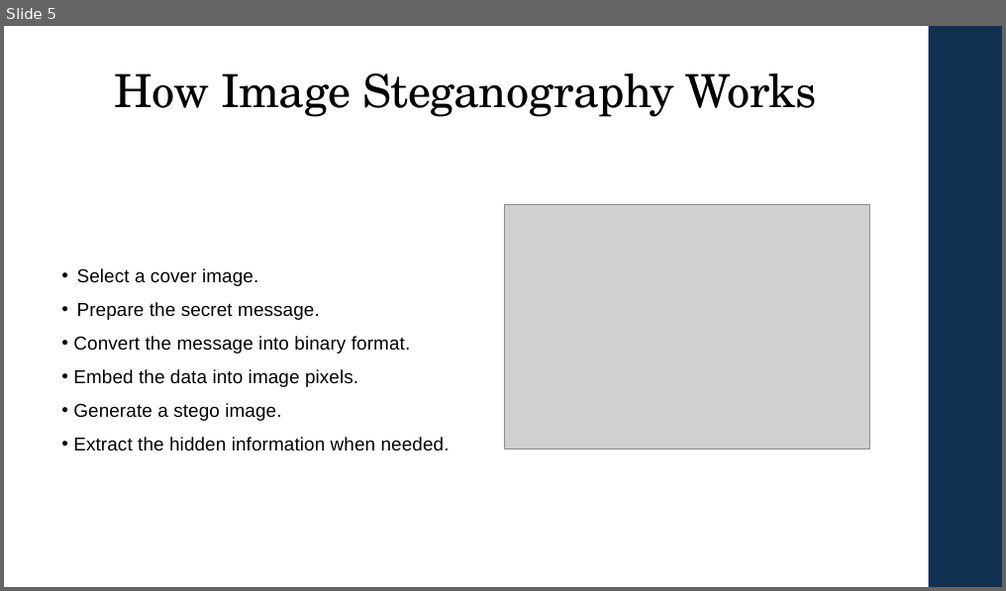
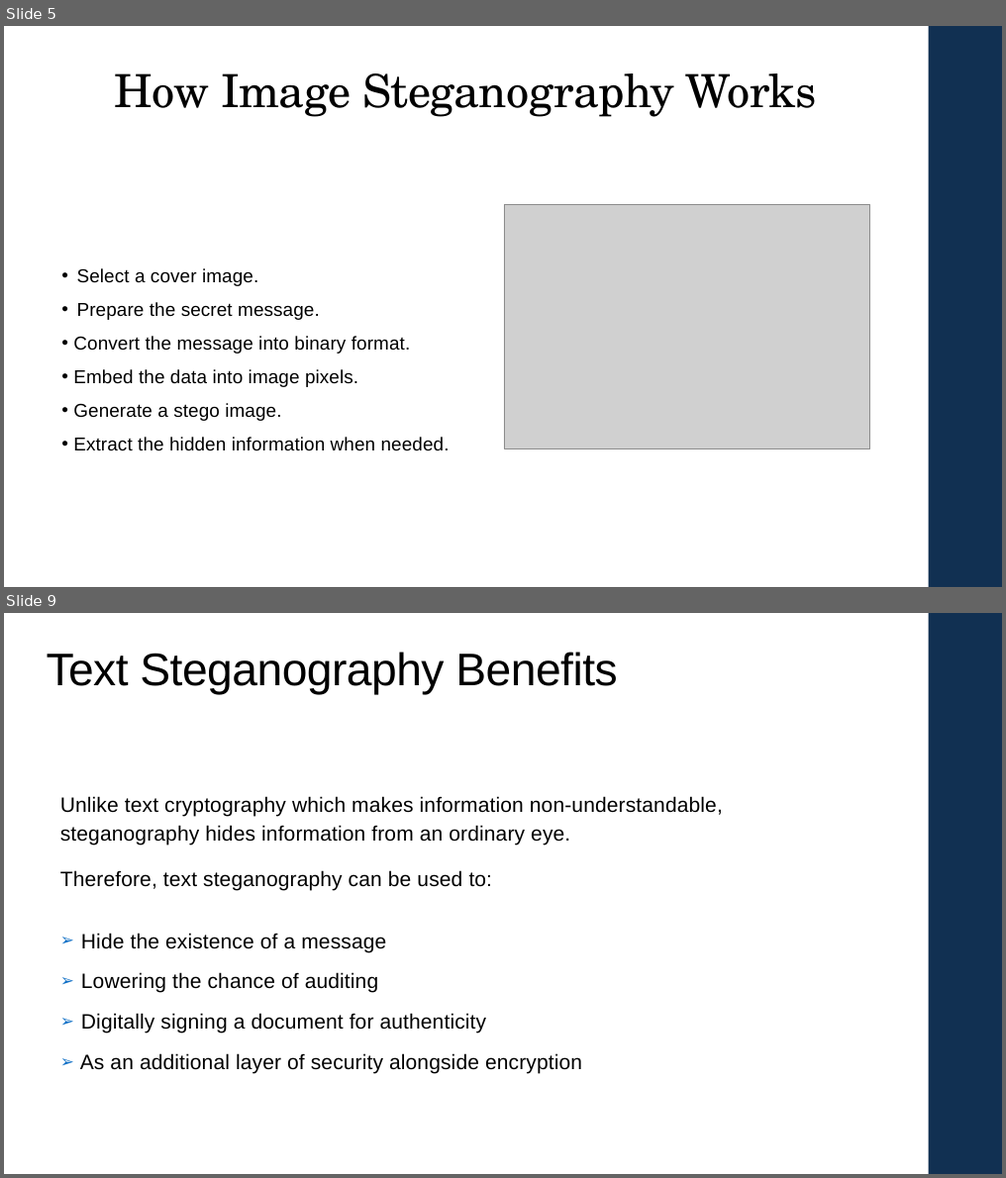
Before and after one commit to shima3021/CEP146-Project1, a slide deck: steganographySlides.pptx. Shown one above the other, each under a label of ours: slide 5 before the commit, slides 5 and 9 after it; the slides between them are not shown. The pictures are 1006x591 and 1006x1178 pixels, drawn with LibreOffice and Linux fonts; fonts in the diff are those of the drawing; grey boxes stand for pictures. Boxes give left, top, right and bottom in pixels: in the first picture for what was removed or moved away, otherwise in the second. Text is boxed around its words. In the diff, an @@ line names an element or a change of style, - is before the commit and + after.

Commit message:
Adding my slides for text steganography

```diff
--- a/steganographySlides.pptx
+++ b/steganographySlides.pptx
@@ slide 9 added at (x1=4, y1=613, x2=1002, y2=1174), background #FFFFFF; not listed: 1 template element that a slide beside it also shows @@
@@ title added at (x1=47, y1=652, x2=617, y2=695), 44 pt, text #000000 @@
+Text Steganography Benefits
@@ text added at (x1=60, y1=796, x2=723, y2=1073), 20 pt, text #000000 @@
+Unlike text cryptography which makes information non-understandable, steganography hides information from an ordinary eye.
+Therefore, text steganography can be used to:
+➢ Hide the existence of a message
+➢ Lowering the chance of auditing
+➢ Digitally signing a document for authenticity
+➢ As an additional layer of security alongside encryption
```
Also in this commit, not shown: 1 slide changed, 3 other slides added.
